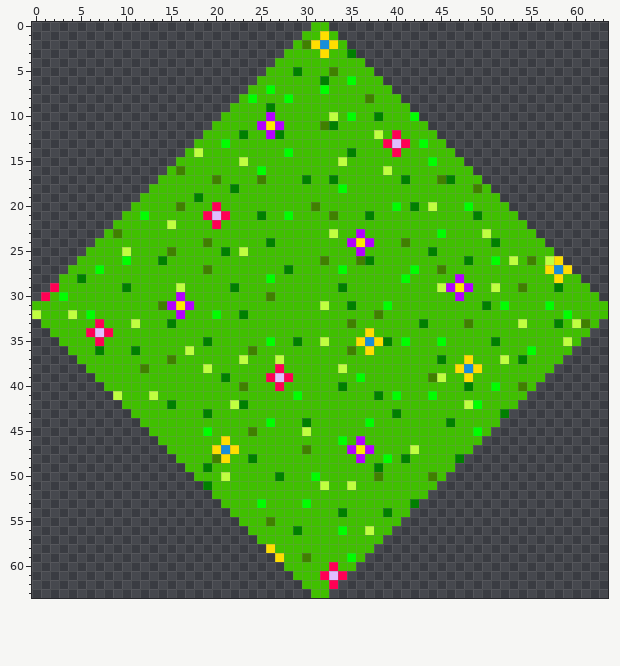
Two states of a pixel-art sprite, images/meadow.png. Above: the version before the commit.
The file is 64x64 pixels.
New version:
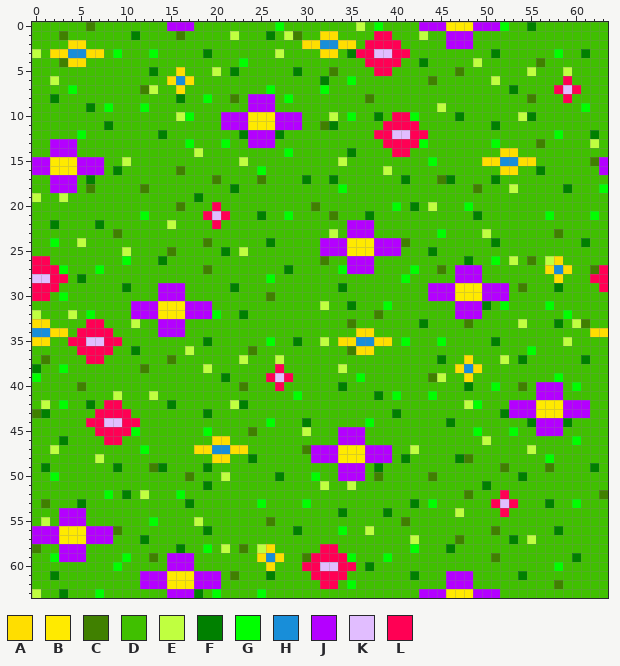
Palette (. is transparent): A #ffde00  B #ffea00  C #408000  D #40c000  E #c0ff40  F #008000  G #00ff00  H #188ed9  J #b400ff  K #e1bdff  L #ff0054
Change:
Changed rows in their new state; - is an unchanged pixel.
first column x 0:
 0 DDDDDDCDDDDDDDDJJJDDDDDDDDDGDDD--DDDEDGDDDDJJJBBBJJJGDDFDDDDDDDD
 1 DDDCDDDDDDDFDDDDCDDDDDEDDDFDEC---ADDDDLLDDDEDDJJJDDDDDDDDDDDDDDD
 2 DDDDAADDDDDDDDDDDDDDDDDDDDDDD-A--HAADLLLLDDDDDJJJDDDDDDDDDDDDDDD
 3 EDAAHHAADGDDDGDDDDDFDDDDDDDE-----A--LLKKLLDDDDDDDDDFDDDDDDGDDFDD
 4 DDDCAADDDDDDDDDDDDDDDDDGDDD----------LLLLDDFDDDDDEDDDDDDCDDDDDDD
 5 DDDDDDDDDDDDDFDDADDDEDFDDD------------LLDDDDDDDCDDDDDDDEDDDEDDDD
 6 DDEDDDDDDDDDDDDAHADDDDDDD--------------DDDDDCDDDDDDEDDDDDDDLDDDD
 7 DDDDGDDDDDDDCEDDADDDDDDD----------------DDDDDDDDDDDDDFDDDDLKLDDD
 8 DDFDDDDDDDDDDDDDFDDGDDC-JJJ--------------DDDDDDDDDDDDDDCDDDLDDDD
 9 DDDDDDFDGDDDGDDDDDDDDD--JJJ---------------DDDEDDDDDDDDDDDDDDDGDD
10 DDDDDDDDDDDDDDDDEGDDDJJJBBBJJJ----------LL-DDDDFDDDDDDEFDDDDDDDD
11 DDDDDDDDFDDDDDDDDDDD-JJJBB--JJ---------LLLL-DDDDDDDFDDDDDDDDDDDD
12 DDDDDGDDDDDDDDFDDDD-----JJ------------LLKKLL-DDDDDDDDDDDDDGDDDFD
13 DDJJJDDDDDDDDDDDDG------JJJ-------------L-L---DDDDDGDDDDCDDDDDED
14 DDJJJDDDDDDDDDDDD------------------------L-----DDDDDAADDDDDDDDDD
15 JJBBBJJJDDEDDDDD--------------------------------DDAAHHAADDDDDDCJ
16 JJBBBJJJDFDDDDD----------------------------------DDDAADDFDDDDDDJ
17 DDJJJDFDDDDDDD------------------------------------DFDDDDDDDDDDDD
18 DDJJJDCDDDDDC--------------------------------------DDEDDDDDFDDDG
19 EDDEDDDDDDDD----------------------------------------DDDDDDDDDDDD
20 DDDDDDDDDDD------------------------------------------DDDDDDDDDDD
21 DDDDDDDDDD--------------------------------------------DDDGDDDDGD
22 DDFDDDDFD--------------------------JJJ-----------------DDDDDDDDD
23 DDDDDDDD---------------------------J-J------------------DDCDDDDD
24 DDGDDED-------------------------JJJB-BJJJ----------------DDDDFDD
25 DDDDDD--------------------------JJJBBBJJJ-----------------DDDDDD
26 LLDDD------------------------------JJJ---------------------DDDDD
27 LLLG-------------------------------JJJ---------JJJ----------DDCL
28 KKLL--------------------------------------------JJ-----------DLL
29 LL------------JJJ---------------------------JJ--BBJJJ---------DL
30 L-------------JJ----------------------------JJJBBBJJJ----------D
31 -----------JJJBB--JJ---------------------------JJJ--------------
32 -----------JJJBBBJJJ---------------------------JJJ--------------
33 AA----L-------JJJ----------------------------------------------D
34 HHAA-L-L------JJJ-------------------A-------------------------AA
35 AAD-LLKKLL------------------------AAH--A---------------------DDD
36 DDDD-LLLL---------------------------A-----------------------DDDD
37 DCDDD-LL---------------------------------------------------DDFDD
38 FDDGDD----------------------------------------------------DDDDDD
39 GDDDDDD--------------------------------------------------DGDDDDD
40 DDDDDCDD------------------------------------------------JJJDGDDD
41 DDDDDDDDD----------------------------------------------DJJJDDDDD
42 DEDGDDFDLL-------------------------------------------JJJBBBJJJDD
43 CFDDDDDLLLL------------------------------------------JJJBBBJJJDD
44 DDDDDDLLKKLL----------------------------------------DDDFJJJFDDDD
45 DDDDDDDLLLLGD---------------------JJJ--------------DDGDDJJJDDDDD
46 DDDFDDDDLLDDDD------A-------------JJ--------------EDDDDDDDDDGDDD
47 DDEDDDDDDDDDGDD---AAH--A-------JJJBB--JJ---------DDDDDDEDDDDDDDD
48 DDDDDDDEDDDDDDDD----A----------JJJBBBJJJ--------CDDDDDDDDGDDDDDD
49 DFDDDDDDDFDDDCFDD-----------------JJJ----------DDDDDCDDDDCDDDDFD
50 DDGDDDDDDDDDDDDDDC----------------JJJ---------DDDDDDDDFDDDDDDDDD
51 DDDDDDDDDDDDDDDDDDD--------------------------DDDDDFDDDDDDDDDDDDD
52 DDDDDDDDGDFDEDDDGDDD------------------------DDDDCDDDLDDDDDDDDDDC
53 DCDDDFDDDDDDDDDDDFDDD----------------------DGDDDDDDLKLDDDFDDGDDD
54 DDDJJJDDDDDDDDDDDDDDDD--------------------DDDDDEDDDDLDDDDDDDDDDD
55 DEDJJJDDDDDDDGDDDDEDDDD------------------CDDDDDDDDDDDDDDDDDDDDDD
56 JJJBBBJJJCDDDDDDDDDFDDDD----------------DDDDDDDDDDDCDDDDDDFDDDDD
57 JJJBBBJJJDDDFDDDDDDDDDDDD--------------DDDEDDDDCDDDDDFDEDDDDDDDD
58 CDDJJJDDDDDDDDDDFDDGDEDCDE------LL----DDDDGDDDFDDDDDDDDDDDDDDDDD
59 DDGJJJDDDDGDDCDJJJDDDDDDDAH----LLLL--DDGDDDDDDDDDDDCDDDDDDDDFDDD
60 DDDDDDDDDGDDDDDJJJDDDDDDDDAD--LLKKLLDFDDDDDDDDDDDDDDDDDDDDGDDDDD
61 DDFDDDDDDDDDJJJBBBJJJDCDDDFDD--L-L-DDDDDDDFDDDJJJDDDDDFDDDDDDDDD
62 DDDDDDDDDDDDJJJBBBJJJDDDDDDDDD--L-DGDDDDDDDDDDJJJDDDDDDDDDCDDDDD
63 EDDFDDDGDDDDDDDJJJFDGDDDDGDDDDD--DDDDDDDDDDJJJBBBJJJDDDDDDDDDDDD
